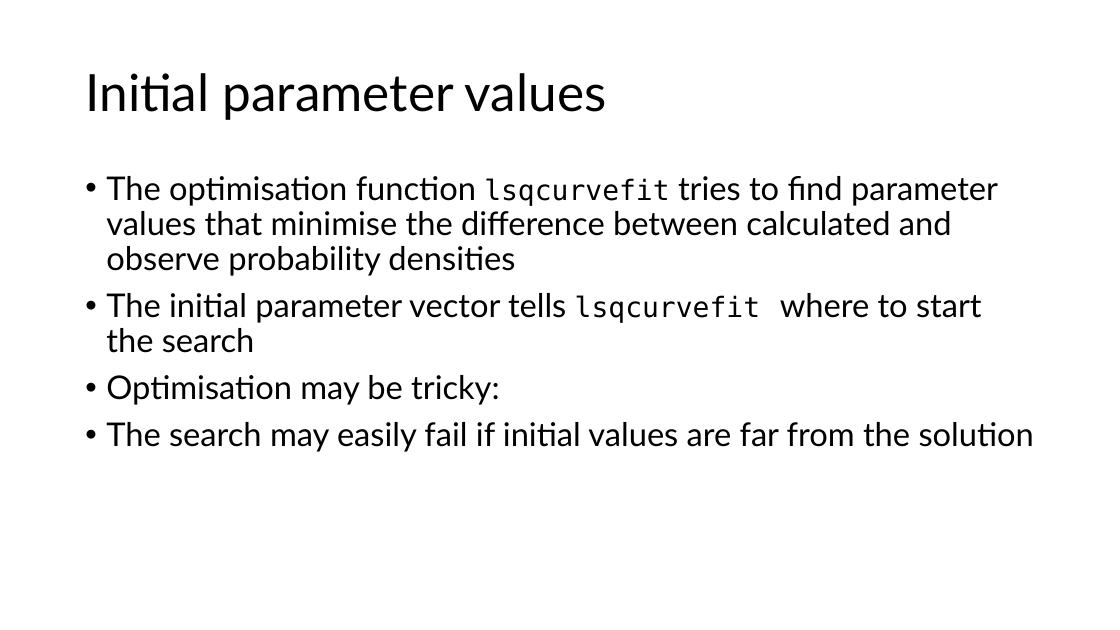
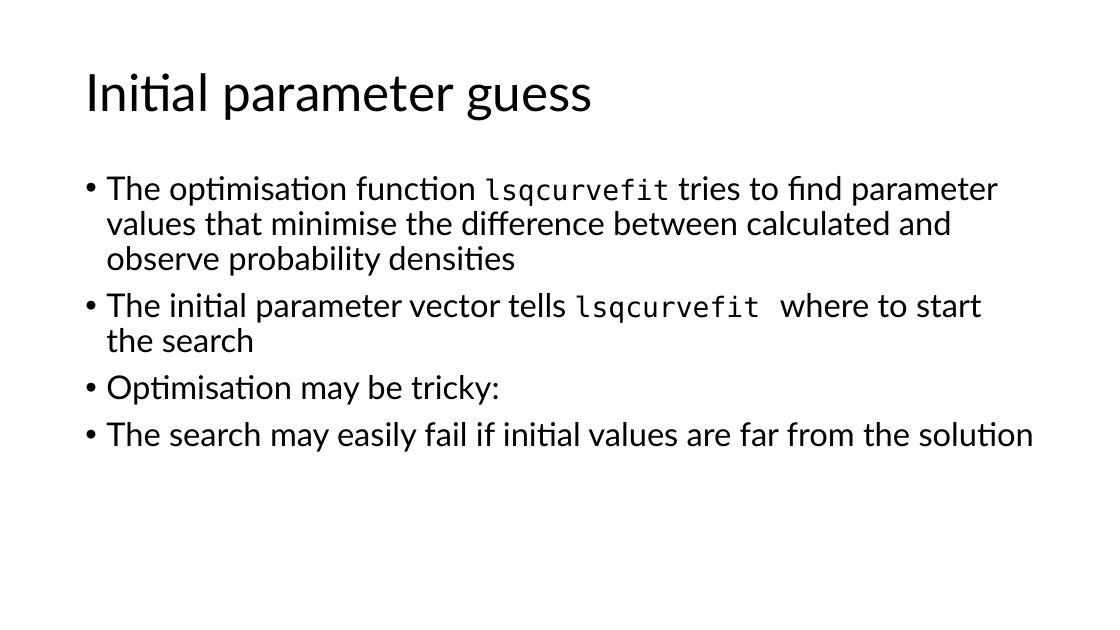
Before and after one commit to are-mj/OpticalTweezers, a slide deck: slide 23 of Summer school 2024/Fitting models to experiment.pptx (slide 22 before the commit). Drawn at 1120x630 pixels with LibreOffice and Linux fonts; fonts in the diff are those of the drawing. Boxes give left, top, right and bottom in pixels: in the first picture for what was removed or moved away, otherwise in the second. Text is boxed around its words. In the diff, an @@ line names an element or a change of style, - is before the commit and + after.

```diff
--- a/Summer school 2024/Fitting models to experiment.pptx
+++ b/Summer school 2024/Fitting models to experiment.pptx
@@ title at [85,73,593,120]: text changed @@
-Initial parameter values
+Initial parameter guess
```
Also in this commit, not shown: 8 other slides changed, 3 slides added, 2 slides removed.
